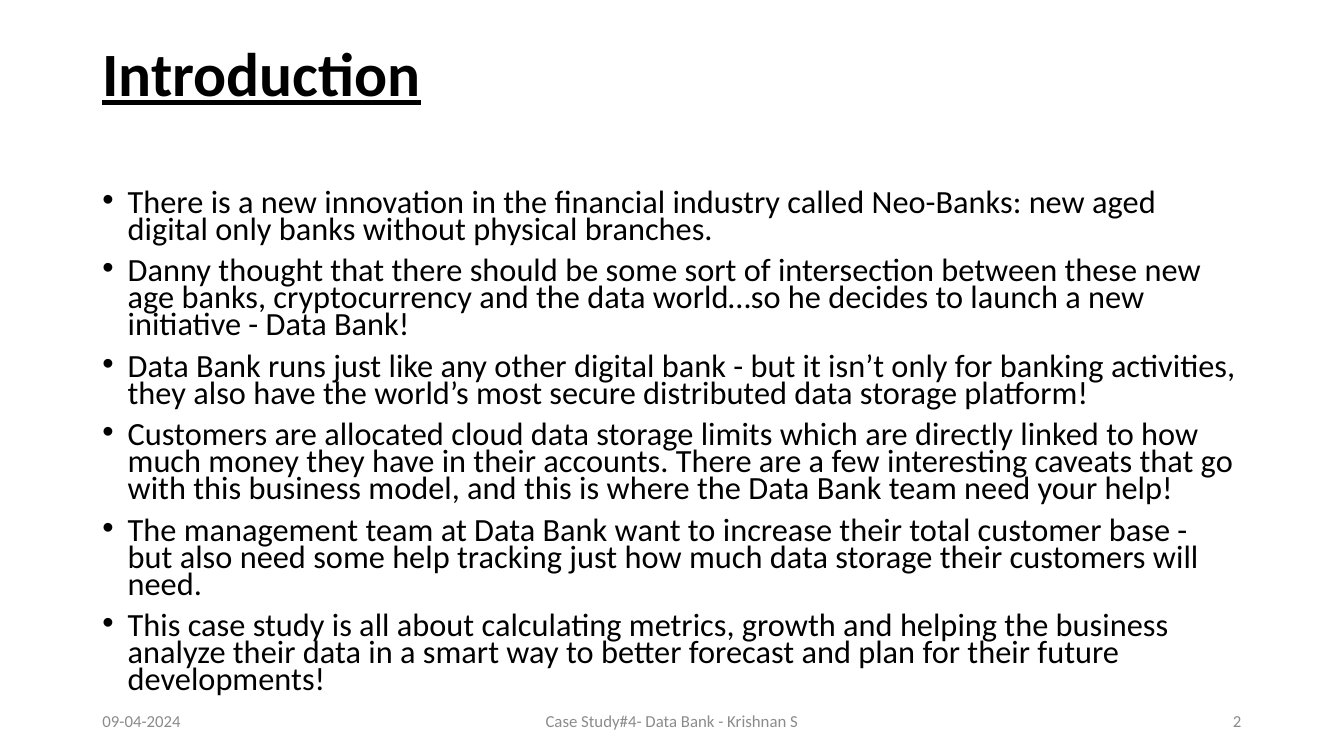
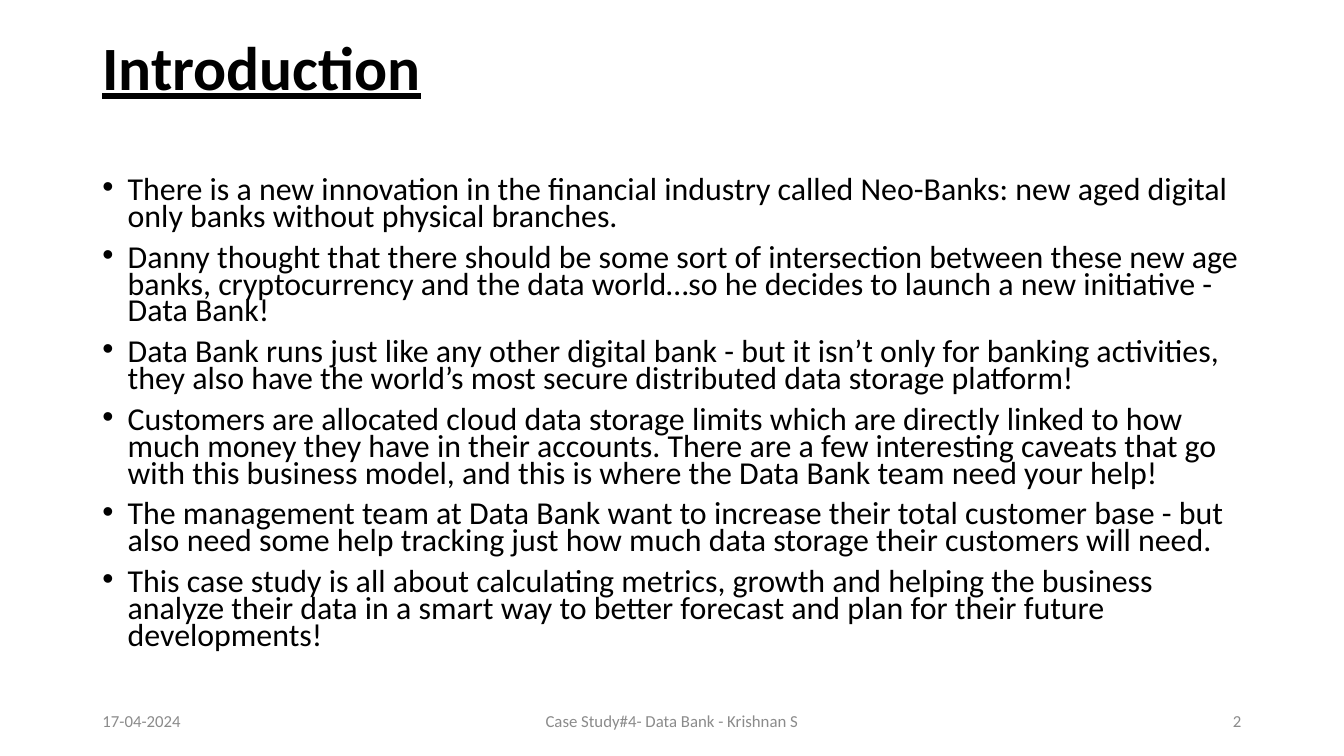
Before and after one commit to Krishnann-s/8-Week-SQL-Challenge, a slide deck: slide 2 of Case Study 4/Data Bank.pptx. Drawn at 1344x756 pixels with LibreOffice and Linux fonts; fonts in the diff are those of the drawing. Boxes give left, top, right and bottom in pixels: in the first picture for what was removed or moved away, otherwise in the second. Text is boxed around its words. In the diff, an @@ line names an element or a change of style, - is before the commit and + after.

```diff
--- a/Case Study 4/Data Bank.pptx
+++ b/Case Study 4/Data Bank.pptx
@@ title "Introduction" moved from (x1=102, y1=52, x2=420, y2=105) to (x1=102, y1=46, x2=420, y2=99) @@
@@ text "There is a new innovation ..." moved from (x1=128, y1=190, x2=1235, y2=696) to (x1=128, y1=178, x2=1238, y2=651) @@
@@ text "There is a new innovation ..." at (x1=128, y1=178, x2=1238, y2=651): size 23.1 to 22.8 pt @@
@@ text at (x1=102, y1=716, x2=180, y2=727): text changed @@
-09-04-2024
+17-04-2024
```
Also in this commit, not shown: 13 other slides changed, 1 other file.
